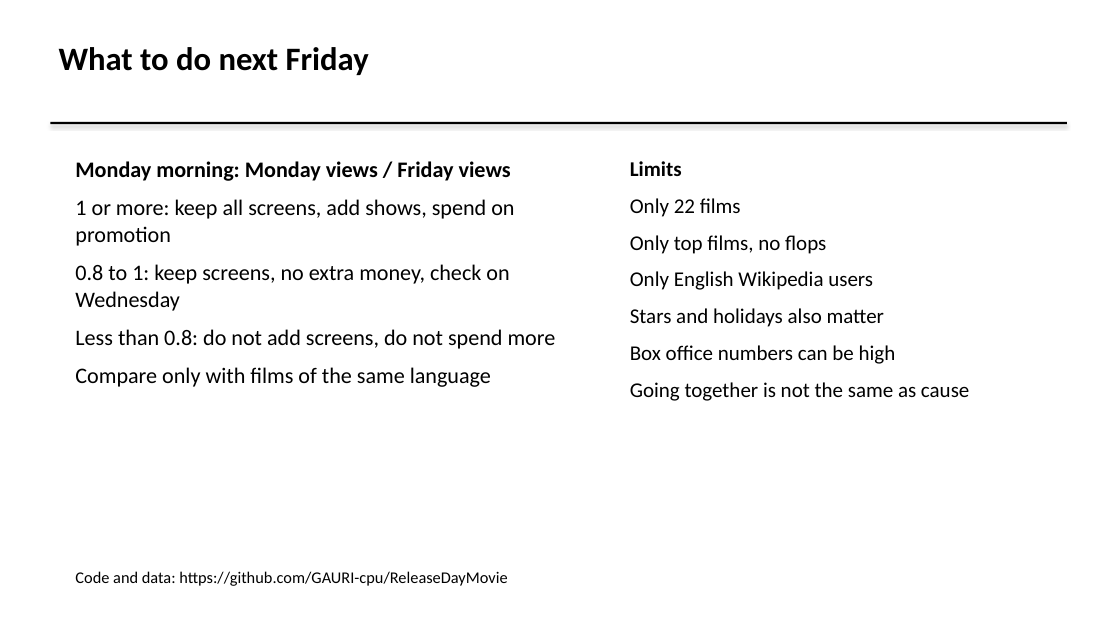
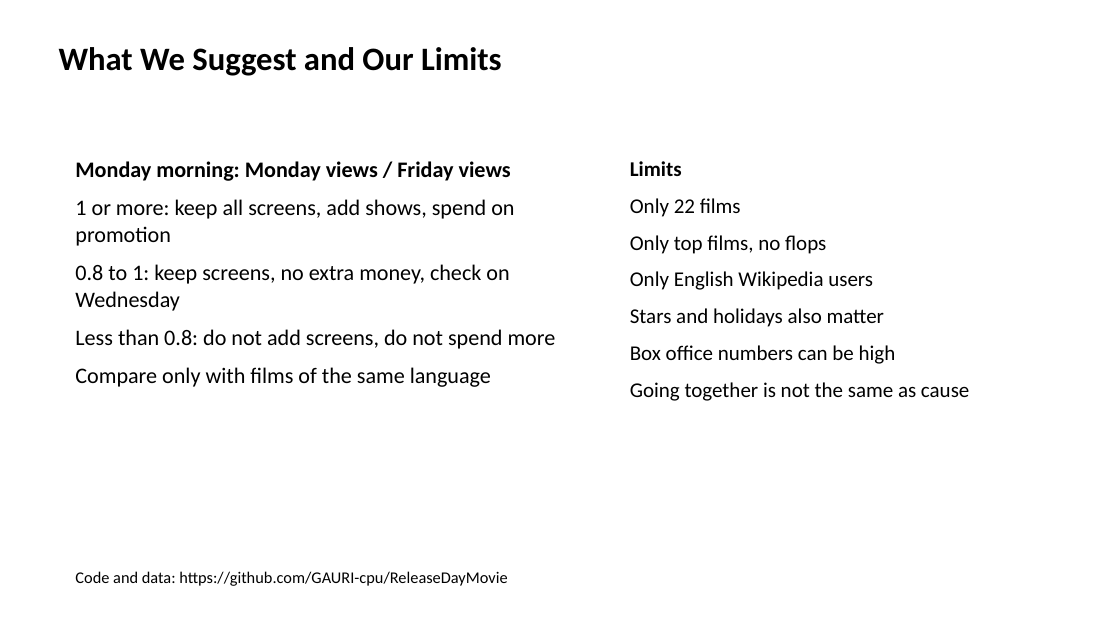
Before and after one commit to GAURI-cpu/ReleaseDayMovie, a slide deck: slide 10 of report/Release Day Radar Slides.pptx. Drawn at 1120x630 pixels with LibreOffice and Linux fonts; fonts in the diff are those of the drawing. Boxes give left, top, right and bottom in pixels: in the first picture for what was removed or moved away, otherwise in the second. Text is boxed around its words. In the diff, an @@ line names an element or a change of style, - is before the commit and + after.

```diff
--- a/report/Release Day Radar Slides.pptx
+++ b/report/Release Day Radar Slides.pptx
@@ text at (59, 47, 502, 76): text changed @@
-What to do next Friday
+What We Suggest and Our Limits
@@ rectangle removed at (50, 122, 1067, 124) @@
```
Also in this commit, not shown: 7 other slides changed, 1 slide added, 1 slide removed, 3 other files.
